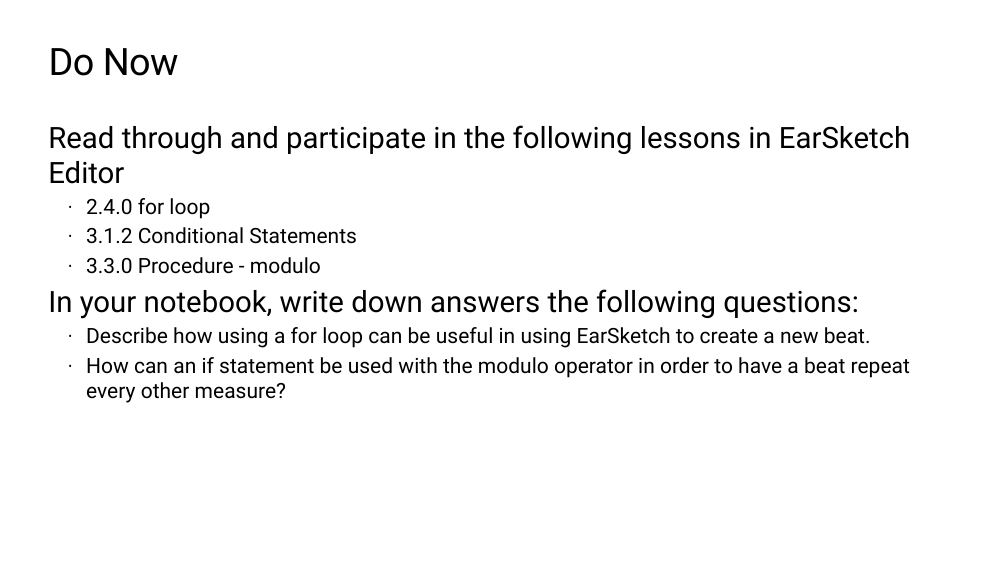
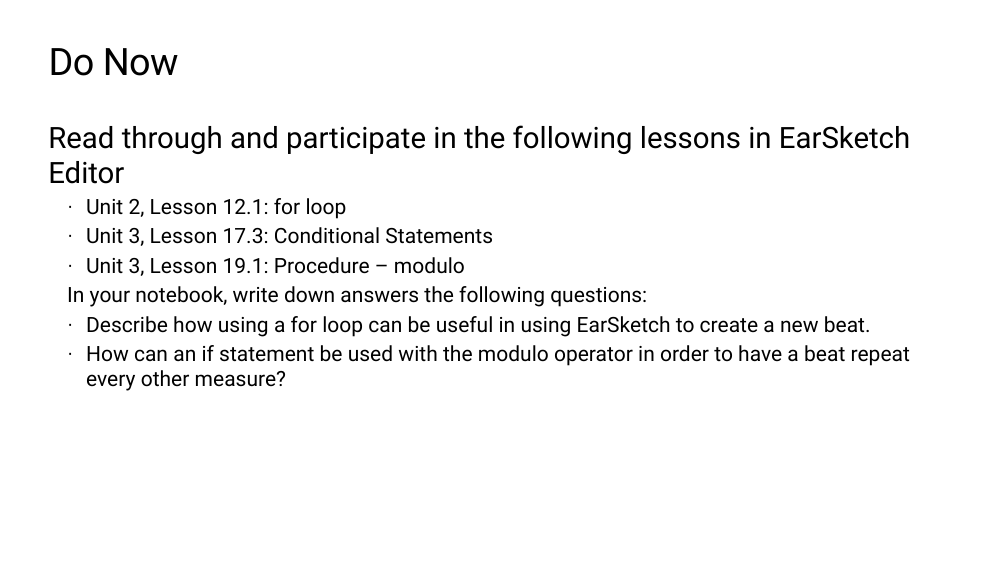
Before and after one commit to TEALSK12/2nd-semester-introduction-to-computer-science, a slide deck: slide 4 of units/5_unit/slidedecks/Intro Python 5.03 TEALS.pptx. Drawn at 1008x567 pixels with LibreOffice and Linux fonts; fonts in the diff are those of the drawing; background and template pictures are left out. Boxes give left, top, right and bottom in pixels: in the first picture for what was removed or moved away, otherwise in the second. Text is boxed around its words. In the diff, an @@ line names an element or a change of style, - is before the commit and + after.

```diff
--- a/units/5_unit/slidedecks/Intro Python 5.03 TEALS.pptx
+++ b/units/5_unit/slidedecks/Intro Python 5.03 TEALS.pptx
@@ text at (86, 198, 493, 276): text changed @@
-  · 2.4.0 for loop
-  · 3.1.2 Conditional Statements
-  · 3.3.0 Procedure - modulo
+  · Unit 2, Lesson 12.1: for loop
+  · Unit 3, Lesson 17.3: Conditional Statements
+  · Unit 3, Lesson 19.1: Procedure – modulo
@@ text at (67, 286, 647, 307): size 28 to 20 pt in "In your notebook, write down answers the ..."; list level 1 to 2 in "In your notebook, write down ..." @@
```
Also in this commit, not shown: 1 other file.
